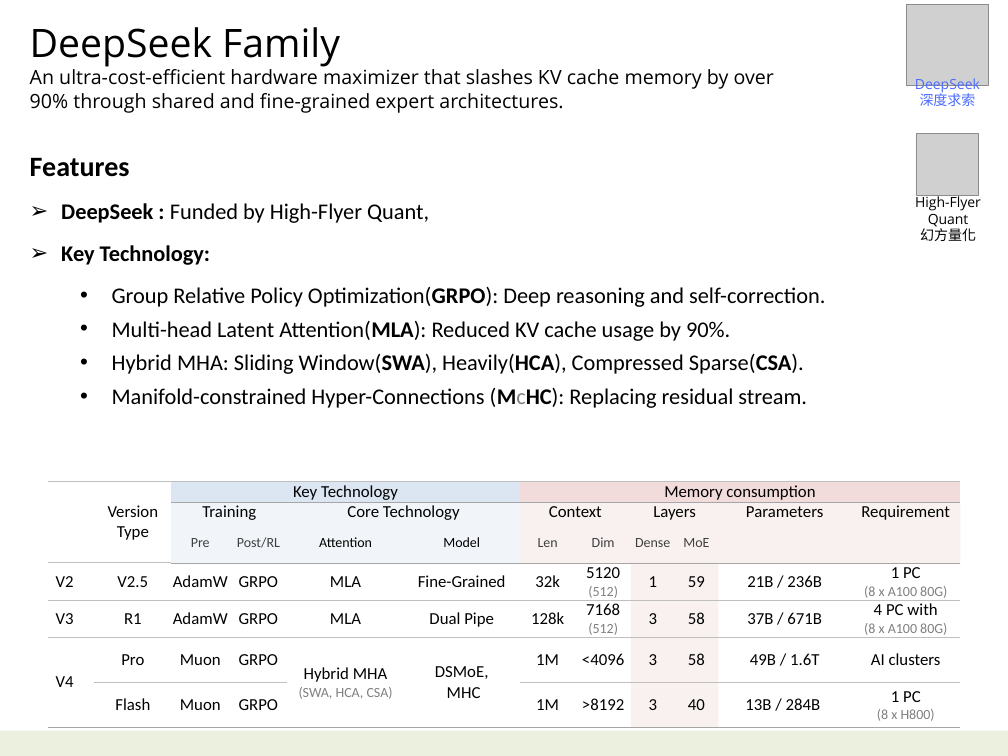
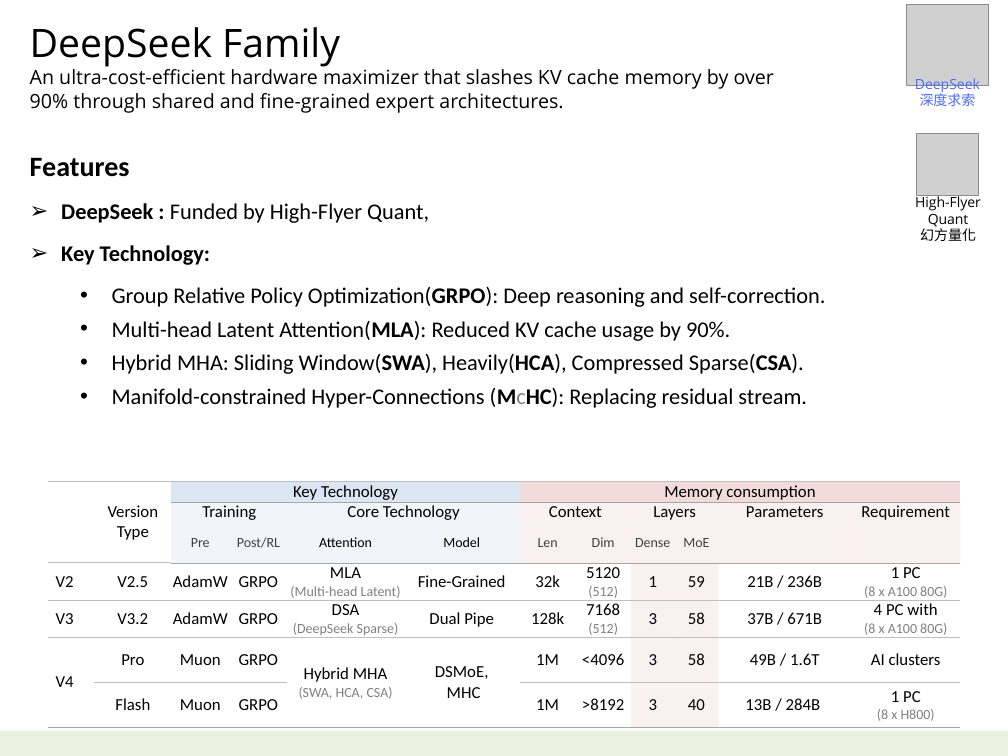
Before and after one commit to navibator/crazy-ai, a slide deck: slide 37 of ai.pptx. Drawn at 1008x756 pixels with LibreOffice and Linux fonts; fonts in the diff are those of the drawing; grey boxes stand for pictures. Boxes give left, top, right and bottom in pixels: in the first picture for what was removed or moved away, otherwise in the second. Text is boxed around its words. In the diff, an @@ line names an element or a change of style, - is before the commit and + after.

```diff
--- a/ai.pptx
+++ b/ai.pptx
@@ table at (47,481,960,725) @@
-row 4, column 5: MLA
+row 4, column 5: MLA / (Multi-head Latent)
-row 5, column 2: R1
+row 5, column 2: V3.2
-row 5, column 5: MLA
+row 5, column 5: DSA / (DeepSeek Sparse)
```
Also in this commit, not shown: 5 other slides changed.
